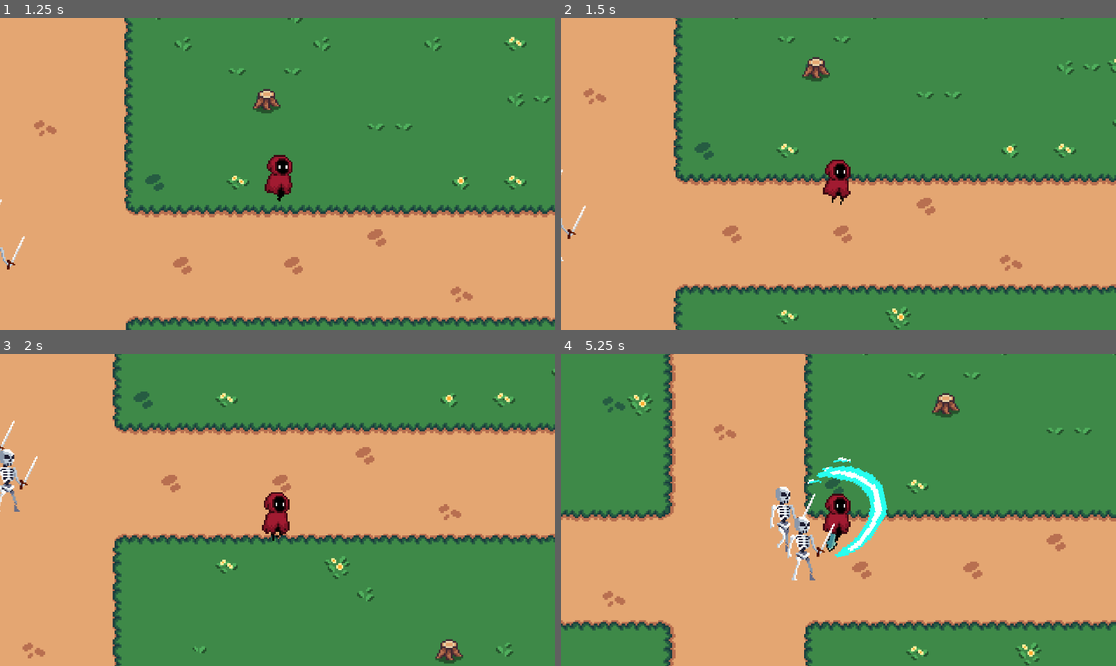
Above: before the commit, frames 1-4 (two rows, left to right).
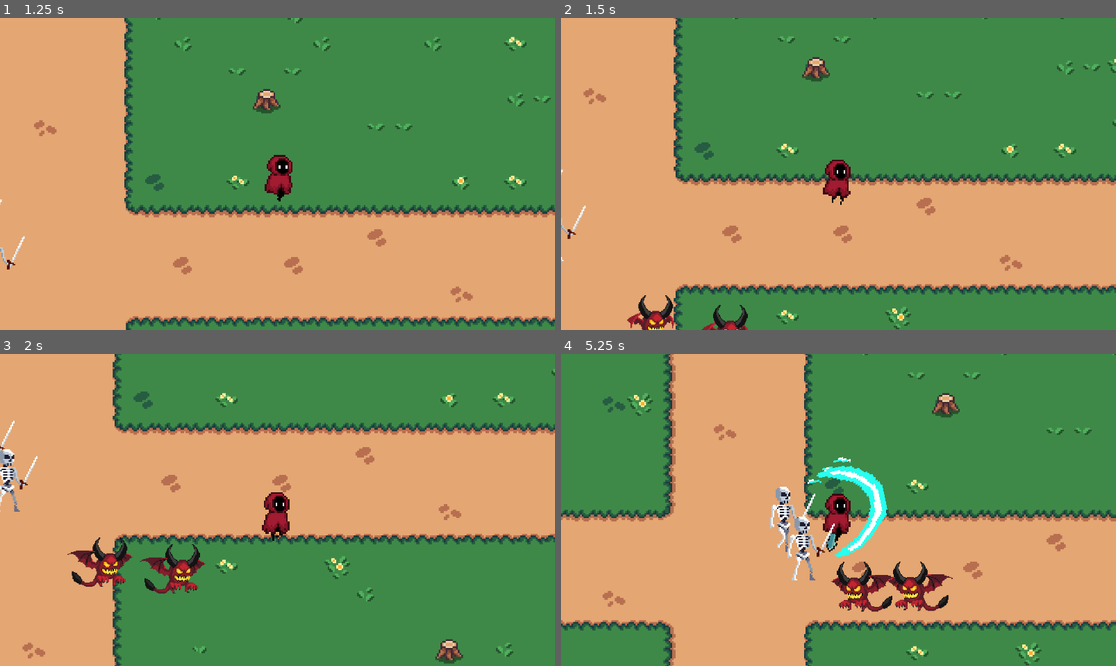
Above: after the commit, the same moments.

Repository: Jerga99/godot-2d-game-course
Game: Godot game, scene res://scenes/play_scene.tscn
The game is run twice, just before and just after one commit, with the same random seed, the same clock (stepped at 60 frames per second) and the same inputs.
Inputs (mouse positions are in pixels of both pictures, inside the frame that each line leads up to):
- Up to frame 1 (1.25 s): move the mouse to (399, 158) at 0.52 s; hold D (right) from 0.53 s (still down); tap 1 (ability_1) at 0.6 s
- Up to frame 2 (1.5 s): move the mouse to (727, 189) at 1.27 s; release D (right) at 1.28 s; hold S (down) from 1.28 s (still down); tap 2 (ability_2) at 1.35 s
- Up to frame 3 (2 s): keep holding S (down)
- Up to frame 4 (5.25 s): move the mouse to (894, 441) at 2.02 s; release S (down) at 2.03 s; hold D (right) 2.03-2.78 s; tap one key every 0.75 s from 2.1 s: 3 (ability_3) 1 (ability_1) 2 (ability_2) 3 (ability_3) 1 (ability_1); move the mouse to (810, 572) at 2.77 s; hold W (up) 2.78-3.53 s; move the mouse to (1005, 556) at 3.52 s; hold A (left) 3.53-5.03 s; move the mouse to (672, 463) at 4.27 s; move the mouse to (866, 510) at 5.02 s; hold S (down) from 5.03 s (still down)

Frame 1 is identical in both runs. In frame 2, 0.8% of the frame differs, in the area x 11-34%, y 88-100%; in frame 3, 1.7%; in frame 4, 1.7%, in the area x 48-71%, y 66-83%.

Commit message:
Demon enemy

Diff:
--- /dev/null
+++ b/scenes/demon.tscn
@@ -0,0 +1,173 @@
+[gd_scene load_steps=26 format=3 uid="uid://18260mtnp6v"]
+
+[ext_resource type="Script" uid="uid://c287ibr3ofedg" path="res://scripts/entity/enemy.gd" id="1_vqfja"]
+[ext_resource type="Shader" uid="uid://c3s58l24phxjo" path="res://shaders/entity.gdshader" id="2_yafd3"]
+[ext_resource type="Texture2D" uid="uid://cv3vsqnpjpt38" path="res://assets/Flying Demon 2D Pixel Art 2/Sprites/without_outline/DEATH.png" id="3_u20x4"]
+[ext_resource type="Texture2D" uid="uid://krx6tifgnhcq" path="res://assets/Flying Demon 2D Pixel Art 2/Sprites/without_outline/IDLE.png" id="4_15y58"]
+[ext_resource type="Texture2D" uid="uid://cu1h6remsl2cp" path="res://assets/Flying Demon 2D Pixel Art 2/Sprites/without_outline/FLYING.png" id="5_vqfja"]
+[ext_resource type="Script" uid="uid://e0cjvd4lswu2" path="res://scripts/ability/core/ability_controller.gd" id="7_cyopu"]
+[ext_resource type="Script" uid="uid://dp5ye87d8482t" path="res://scripts/entity/pathfinding.gd" id="10_3vk75"]
+
+[sub_resource type="ShaderMaterial" id="ShaderMaterial_haw2w"]
+shader = ExtResource("2_yafd3")
+shader_parameter/hurt_color = Vector4(1, 0, 0, 1)
+shader_parameter/is_hurt = false
+
+[sub_resource type="AtlasTexture" id="AtlasTexture_yafd3"]
+atlas = ExtResource("3_u20x4")
+region = Rect2(0, 0, 79, 69)
+
+[sub_resource type="AtlasTexture" id="AtlasTexture_dqrhk"]
+atlas = ExtResource("3_u20x4")
+region = Rect2(79, 0, 79, 69)
+
+[sub_resource type="AtlasTexture" id="AtlasTexture_ipfnv"]
+atlas = ExtResource("3_u20x4")
+region = Rect2(158, 0, 79, 69)
+
+[sub_resource type="AtlasTexture" id="AtlasTexture_i1jby"]
+atlas = ExtResource("3_u20x4")
+region = Rect2(237, 0, 79, 69)
+
+[sub_resource type="AtlasTexture" id="AtlasTexture_qxq6n"]
+atlas = ExtResource("3_u20x4")
+region = Rect2(316, 0, 79, 69)
+
+[sub_resource type="AtlasTexture" id="AtlasTexture_cyopu"]
+atlas = ExtResource("3_u20x4")
+region = Rect2(395, 0, 79, 69)
+
+[sub_resource type="AtlasTexture" id="AtlasTexture_wxqi1"]
+atlas = ExtResource("3_u20x4")
+region = Rect2(474, 0, 79, 69)
+
+[sub_resource type="AtlasTexture" id="AtlasTexture_usbmy"]
+atlas = ExtResource("4_15y58")
+region = Rect2(0, 0, 79, 69)
+
+[sub_resource type="AtlasTexture" id="AtlasTexture_3vk75"]
+atlas = ExtResource("4_15y58")
+region = Rect2(79, 0, 79, 69)
+
+[sub_resource type="AtlasTexture" id="AtlasTexture_lqaot"]
+atlas = ExtResource("4_15y58")
+region = Rect2(158, 0, 79, 69)
+
+[sub_resource type="AtlasTexture" id="AtlasTexture_sg1qm"]
+atlas = ExtResource("4_15y58")
+region = Rect2(237, 0, 79, 69)
+
+[sub_resource type="AtlasTexture" id="AtlasTexture_b3ene"]
+atlas = ExtResource("5_vqfja")
+region = Rect2(0, 0, 79, 69)
+
+[sub_resource type="AtlasTexture" id="AtlasTexture_1ff5n"]
+atlas = ExtResource("5_vqfja")
+region = Rect2(79, 0, 79, 69)
+
+[sub_resource type="AtlasTexture" id="AtlasTexture_t4mis"]
+atlas = ExtResource("5_vqfja")
+region = Rect2(158, 0, 79, 69)
+
+[sub_resource type="AtlasTexture" id="AtlasTexture_cfarw"]
+atlas = ExtResource("5_vqfja")
+region = Rect2(237, 0, 79, 69)
+
+[sub_resource type="SpriteFrames" id="SpriteFrames_xrus2"]
+animations = [{
+"frames": [{
+"duration": 1.0,
+"texture": SubResource("AtlasTexture_yafd3")
+}, {
+"duration": 1.0,
+"texture": SubResource("AtlasTexture_dqrhk")
+}, {
+"duration": 1.0,
+"texture": SubResource("AtlasTexture_ipfnv")
+}, {
+"duration": 1.0,
+"texture": SubResource("AtlasTexture_i1jby")
+}, {
+"duration": 1.0,
+"texture": SubResource("AtlasTexture_qxq6n")
+}, {
+"duration": 1.0,
+"texture": SubResource("AtlasTexture_cyopu")
+}, {
+"duration": 1.0,
+"texture": SubResource("AtlasTexture_wxqi1")
+}],
+"loop": false,
+"name": &"die",
+"speed": 10.0
+}, {
+"frames": [{
+"duration": 1.0,
+"texture": SubResource("AtlasTexture_usbmy")
+}, {
+"duration": 1.0,
+"texture": SubResource("AtlasTexture_3vk75")
+}, {
+"duration": 1.0,
+"texture": SubResource("AtlasTexture_lqaot")
+}, {
+"duration": 1.0,
+"texture": SubResource("AtlasTexture_sg1qm")
+}],
+"loop": true,
+"name": &"idle",
+"speed": 10.0
+}, {
+"frames": [{
+"duration": 1.0,
+"texture": SubResource("AtlasTexture_b3ene")
+}, {
+"duration": 1.0,
+"texture": SubResource("AtlasTexture_1ff5n")
+}, {
+"duration": 1.0,
+"texture": SubResource("AtlasTexture_t4mis")
+}, {
+"duration": 1.0,
+"texture": SubResource("AtlasTexture_cfarw")
+}],
+"loop": true,
+"name": &"walk",
+"speed": 10.0
+}]
+
+[sub_resource type="CircleShape2D" id="CircleShape2D_u20x4"]
+radius = 31.3498
+
+[node name="Demon" type="Node2D"]
+z_index = 100
+scale = Vector2(-0.5, 0.5)
+script = ExtResource("1_vqfja")
+speed = 20.0
+stop_distance = 25.0
+max_health = 300.0
+damage_text_color = Color(1, 1, 1, 1)
+
+[node name="AnimatedSprite2D" type="AnimatedSprite2D" parent="."]
+texture_filter = 1
+material = SubResource("ShaderMaterial_haw2w")
+sprite_frames = SubResource("SpriteFrames_xrus2")
+animation = &"idle"
+autoplay = "idle"
+frame_progress = 0.454197
+
+[node name="AbilityController" type="Node" parent="."]
+script = ExtResource("7_cyopu")
+metadata/_custom_type_script = "uid://e0cjvd4lswu2"
+
+[node name="Area2D" type="Area2D" parent="."]
+
+[node name="CollisionShape2D" type="CollisionShape2D" parent="Area2D"]
+position = Vector2(-1.42109e-14, 3.75)
+shape = SubResource("CircleShape2D_u20x4")
+
+[node name="Pathfinding" type="Node2D" parent="."]
+script = ExtResource("10_3vk75")
+separation_force = 150
+
+[connection signal="animation_finished" from="AnimatedSprite2D" to="." method="_on_animated_sprite_2d_animation_finished"]
--- a/scenes/play_scene.tscn
+++ b/scenes/play_scene.tscn
@@ -7,6 +7,7 @@
 [ext_resource type="Texture2D" uid="uid://ono105s4oo6f" path="res://assets/Cute_Fantasy_Free 2/Tiles/Path_Tile.png" id="4_5i074"]
 [ext_resource type="Texture2D" uid="uid://0osaa78r1nbu" path="res://assets/Cute_Fantasy_Free 2/Outdoor decoration/Outdoor_Decor_Free.png" id="5_5uqcj"]
 [ext_resource type="PackedScene" uid="uid://cqngy6tky4lra" path="res://scenes/skeleton.tscn" id="6_da3qe"]
+[ext_resource type="PackedScene" uid="uid://18260mtnp6v" path="res://scenes/demon.tscn" id="8_7pyap"]
 
 [sub_resource type="TileSetAtlasSource" id="TileSetAtlasSource_a0jw4"]
 texture = ExtResource("3_1p5oe")
@@ -166,3 +167,10 @@
 grow_horizontal = 2
 grow_vertical = 2
 color = Color(0, 0, 0, 0)
+
+[node name="Demon" parent="." instance=ExtResource("8_7pyap")]
+position = Vector2(-10, 67)
+max_health = 20.0
+
+[node name="Demon2" parent="." instance=ExtResource("8_7pyap")]
+position = Vector2(42, 76)
--- a/scripts/entity/enemy.gd
+++ b/scripts/entity/enemy.gd
@@ -58,8 +58,13 @@
 
 func get_height() -> float:
 	if collision_shape != null:
-		var shape = collision_shape.shape as CapsuleShape2D
-		return shape.height * scale.y
+		var shape = collision_shape.shape
+		if shape is  CapsuleShape2D:
+			return shape.height * scale.y
+		elif shape is CircleShape2D:
+			return shape.radius * scale.y
+		else:
+			return super.get_height()
 	else:
 		return super.get_height()
 
Not shown, added: assets/Flying Demon 2D Pixel Art 2/License.txt
Binary file added: assets/Flying Demon 2D Pixel Art 2/Sprites/projectile.png
Not shown, added: assets/Flying Demon 2D Pixel Art 2/Sprites/projectile.png.import
Binary file added: assets/Flying Demon 2D Pixel Art 2/Sprites/with_outline/ATTACK.png
Not shown, added: assets/Flying Demon 2D Pixel Art 2/Sprites/with_outline/ATTACK.png.import
Binary file added: assets/Flying Demon 2D Pixel Art 2/Sprites/with_outline/DEATH.png
Not shown, added: assets/Flying Demon 2D Pixel Art 2/Sprites/with_outline/DEATH.png.import
Binary file added: assets/Flying Demon 2D Pixel Art 2/Sprites/with_outline/FLYING.png
Not shown, added: assets/Flying Demon 2D Pixel Art 2/Sprites/with_outline/FLYING.png.import
Binary file added: assets/Flying Demon 2D Pixel Art 2/Sprites/with_outline/HURT.png
Not shown, added: assets/Flying Demon 2D Pixel Art 2/Sprites/with_outline/HURT.png.import
Binary file added: assets/Flying Demon 2D Pixel Art 2/Sprites/with_outline/IDLE.png
(and 12 more such lines)
